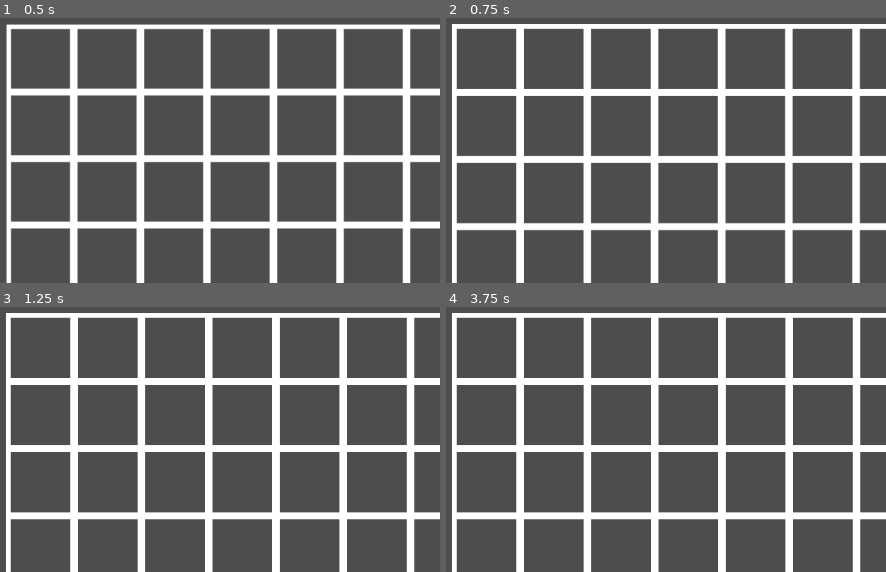
Above: before the commit, frames 1-4 (two rows, left to right).
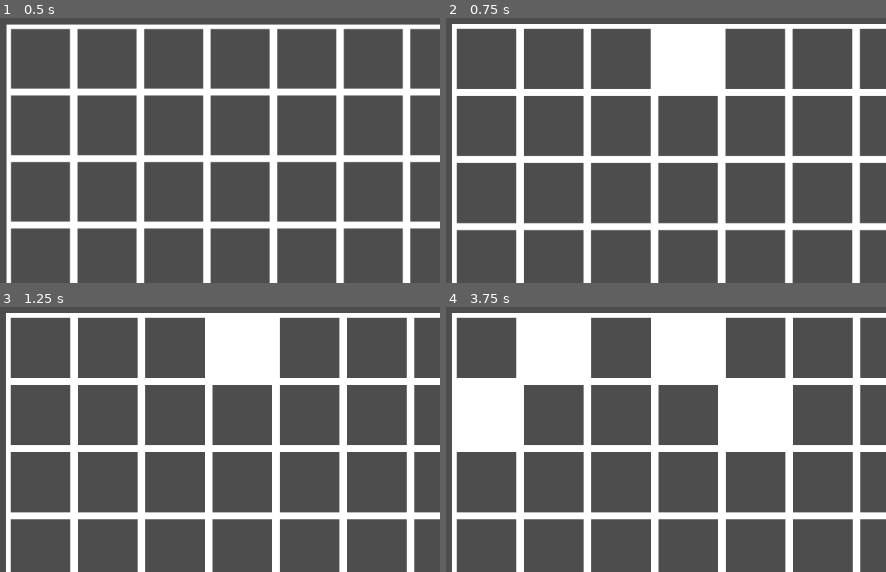
Above: after the commit, the same moments.

Repository: howarja/TowerDefenseGDD335
Game: Godot game, scene res://Scenes/main_scene.tscn
The game is run twice, just before and just after one commit, with the same random seed, the same clock (stepped at 60 frames per second) and the same inputs.
Inputs (mouse positions are in pixels of both pictures, inside the frame that each line leads up to):
- Up to frame 1 (0.5 s): no input
- Up to frame 2 (0.75 s): tap Enter at 0.5 s; move the mouse to (661, 36) at 0.52 s; press the mouse at (661, 36) at 0.53 s; hold Right from 0.53 s (still down)
- Up to frame 3 (1.25 s): keep holding Right
- Up to frame 4 (3.75 s): tap Space at 1.25, 2.75 s; move the mouse to (outside the picture) at 1.27 s; release Right at 1.28 s; release the mouse at (outside the picture) at 1.28 s; hold Down 1.28-2.03 s; click (outside the picture) at 1.35 s; tap Enter at 2, 3.5 s; move the mouse to (outside the picture) at 2.02 s; press the mouse at (outside the picture) at 2.03 s; hold Right 2.03-2.78 s; tap Alt at 2.1 s; move the mouse to (446, 436) at 2.77 s; release the mouse at (446, 436) at 2.78 s; hold Up 2.78-3.53 s; tap Shift at 2.85 s; click (446, 436) at 3.05 s; move the mouse to (727, 415) at 3.52 s; press the mouse at (727, 415) at 3.53 s; hold Left from 3.53 s (still down)

Frame 1 is identical in both runs. In frame 2, 3.1% of the frame differs, in the area x 48-62%, y 3-27%; in frame 3, 3.1%; in frame 4, 13%, in the area x 2-78%, y 3-53%.

Commit message:
added enemies

Diff:
--- /dev/null
+++ b/tower-defense-game-gdd-335/Scenes/Enemies/enemy.tscn
@@ -0,0 +1,18 @@
+[gd_scene format=3 uid="uid://bb4jdhilld0gn"]
+
+[ext_resource type="Script" uid="uid://7vndgduwf75p" path="res://Scripts/enemy.gd" id="1_jcvw6"]
+[ext_resource type="Texture2D" uid="uid://blth6nj4lte07" path="res://Sprites/background.png" id="1_jjtjp"]
+
+[sub_resource type="RectangleShape2D" id="RectangleShape2D_jcvw6"]
+size = Vector2(100, 100)
+
+[node name="Enemy" type="CharacterBody2D" unique_id=1163011571]
+script = ExtResource("1_jcvw6")
+speed = 500.0
+
+[node name="Sprite2D" type="Sprite2D" parent="." unique_id=1097807904]
+modulate = Color(0.7254902, 0, 0, 1)
+texture = ExtResource("1_jjtjp")
+
+[node name="CollisionShape2D" type="CollisionShape2D" parent="." unique_id=527616215]
+shape = SubResource("RectangleShape2D_jcvw6")
--- a/tower-defense-game-gdd-335/Scenes/Towers/empty_tower.tscn
+++ b/tower-defense-game-gdd-335/Scenes/Towers/empty_tower.tscn
@@ -1,8 +1,16 @@
 [gd_scene format=3 uid="uid://cy8l8ds31b7kp"]
 
+[ext_resource type="Script" uid="uid://cttq8h8wf2nj8" path="res://Scripts/tower.gd" id="1_imbhk"]
 [ext_resource type="Texture2D" uid="uid://blth6nj4lte07" path="res://Sprites/background.png" id="1_iup43"]
 
-[node name="EmptyTower" type="Node2D" unique_id=995732225]
+[sub_resource type="RectangleShape2D" id="RectangleShape2D_imbhk"]
+size = Vector2(100, 100)
+
+[node name="EmptyTower" type="StaticBody2D" unique_id=1694176448 groups=["Buildings"]]
+script = ExtResource("1_imbhk")
 
 [node name="Sprite2D" type="Sprite2D" parent="." unique_id=1097807904]
 texture = ExtResource("1_iup43")
+
+[node name="CollisionShape2D" type="CollisionShape2D" parent="." unique_id=2130231254]
+shape = SubResource("RectangleShape2D_imbhk")
--- a/tower-defense-game-gdd-335/Scenes/main_scene.tscn
+++ b/tower-defense-game-gdd-335/Scenes/main_scene.tscn
@@ -2,6 +2,7 @@
 
 [ext_resource type="Script" uid="uid://cgtwdjqauqmrc" path="res://Scripts/Level.gd" id="1_52fb6"]
 [ext_resource type="Script" uid="uid://2tf72ya0pj8j" path="res://Scripts/cam.gd" id="2_6l7je"]
+[ext_resource type="Script" uid="uid://dvj0argxxil82" path="res://Scripts/enemy_manager.gd" id="3_jv6wh"]
 
 [node name="MainScene" type="Node2D" unique_id=1004797404]
 script = ExtResource("1_52fb6")
@@ -9,3 +10,6 @@
 [node name="Camera2D" type="Camera2D" parent="." unique_id=1129812152]
 zoom = Vector2(0.22, 0.22)
 script = ExtResource("2_6l7je")
+
+[node name="EnemyManager" type="Node2D" parent="." unique_id=557131222]
+script = ExtResource("3_jv6wh")
--- a/tower-defense-game-gdd-335/Scripts/Level.gd
+++ b/tower-defense-game-gdd-335/Scripts/Level.gd
@@ -5,6 +5,7 @@
 
 @export var tileSize = 97;
 @onready var tile = preload("res://Scenes/Towers/tile.tscn");
+@onready var emptyTower = preload("res://Scenes/Towers/empty_tower.tscn");
 
 var tiles = [];
 
@@ -13,17 +14,24 @@
 	for x in range(gridX):
 		tiles.append([]);
 		for y in range(gridY):
-			var newTile = tile.instantiate();
-			add_child(newTile);
-			tiles[x].append(newTile);
+			spawnOnGrid(x, y, tile);
 
-			newTile.position = Vector2(x*tileSize, y*tileSize);
+func replaceTile(position: Vector2i):
+	if position.x<gridX && position.x >= 0:
+		if position.y < gridY && position.y >= 0:
+			if tiles[position.x][position.y] != null:
+				tiles[position.x][position.y].queue_free();
+			tiles[position.x][position.y] = spawnOnGrid(position.x, position.y, emptyTower);
 
+func spawnOnGrid(x: int, y: int, toSpawn):
+	var newTile = toSpawn.instantiate();
+	add_child(newTile);
+	tiles[x].append(newTile);
 
-# Called every frame. 'delta' is the elapsed time since the previous frame.
-func _process(delta: float) -> void:
-	pass
+	newTile.position = Vector2(x*tileSize, y*tileSize);
+	return newTile;
 
 func _input(event: InputEvent) -> void:
-	if event is InputEventMouseButton:
-		pass;
+	if event.is_action_pressed("Primary"):
+		var mousePos = (get_global_mouse_position()+Vector2.ONE*tileSize/2)/tileSize;
+		replaceTile(mousePos);
--- a/tower-defense-game-gdd-335/Scripts/cam.gd
+++ b/tower-defense-game-gdd-335/Scripts/cam.gd
@@ -12,8 +12,8 @@
 
 func _unhandled_input(event: InputEvent) -> void:
 	if event is InputEventMouseMotion:
-		if event.button_mask == MOUSE_BUTTON_MASK_MIDDLE:
-			position -= event.relative * (zoom*ZOOM_MOVE_MULTIPLIER);
+		if event.button_mask == MOUSE_BUTTON_MASK_RIGHT:
+			position -= event.relative / (zoom*ZOOM_MOVE_MULTIPLIER);
 
 	if event is InputEventMouseButton:
 		if event.is_pressed():
--- /dev/null
+++ b/tower-defense-game-gdd-335/Scripts/enemy.gd
@@ -0,0 +1,23 @@
+extends CharacterBody2D
+
+@export var speed: float = 5.0;
+@export var damage: float = 5.0;
+@export var damageCooldown: float = 0.1;
+var currentDamageCooldown: float = 0;
+
+var target: Vector2 = Vector2.ZERO;
+
+func _physics_process(delta: float) -> void:
+	var vel = (target - position).normalized()*speed;
+	velocity = vel;
+	move_and_slide();
+
+	for i in get_slide_collision_count():
+		var kinematicCollision = get_slide_collision(i);
+		var collision = kinematicCollision.get_collider();
+		if collision.is_in_group("Buildings"):
+			if currentDamageCooldown <= 0:
+				collision.damage(damage);
+				currentDamageCooldown = damageCooldown;
+
+	currentDamageCooldown -= delta;
--- /dev/null
+++ b/tower-defense-game-gdd-335/Scripts/enemy_manager.gd
@@ -0,0 +1,11 @@
+extends Node2D
+
+
+# Called when the node enters the scene tree for the first time.
+func _ready() -> void:
+	pass # Replace with function body.
+
+
+# Called every frame. 'delta' is the elapsed time since the previous frame.
+func _process(delta: float) -> void:
+	pass
--- /dev/null
+++ b/tower-defense-game-gdd-335/Scripts/tower.gd
@@ -0,0 +1,9 @@
+extends Node2D
+
+var maxHealth: float = 100;
+var currentHealth: float = maxHealth;
+
+func damage(amount: float):
+	currentHealth -= amount;
+	if currentHealth <= 0:
+		queue_free();
--- a/tower-defense-game-gdd-335/project.godot
+++ b/tower-defense-game-gdd-335/project.godot
@@ -21,7 +21,19 @@
 
 [editor_plugins]
 
-enabled=PackedStringArray("res://addons/godot_super-wakatime/plugin.cfg")
+enabled=PackedStringArray("res://addons/godot-wakatime/plugin.cfg")
+
+[global_group]
+
+Buildings=""
+
+[input]
+
+Primary={
+"deadzone": 0.2,
+"events": [Object(InputEventMouseButton,"resource_local_to_scene":false,"resource_name":"","device":-1,"window_id":0,"alt_pressed":false,"shift_pressed":false,"ctrl_pressed":false,"meta_pressed":false,"button_mask":1,"position":Vector2(422, 14),"global_position":Vector2(431, 62),"factor":1.0,"button_index":1,"canceled":false,"pressed":true,"double_click":true,"script":null)
+]
+}
 
 [physics]
 
Not shown, added: tower-defense-game-gdd-335/Scripts/enemy.gd.uid
Not shown, added: tower-defense-game-gdd-335/Scripts/enemy_manager.gd.uid
Not shown, added: tower-defense-game-gdd-335/Scripts/tower.gd.uid
Not shown, removed: tower-defense-game-gdd-335/addons/godot_super-wakatime/api_key_prompt.tscn
Not shown, removed: tower-defense-game-gdd-335/addons/godot_super-wakatime/counter.tscn
Not shown, removed: tower-defense-game-gdd-335/addons/godot_super-wakatime/decompressor.gd
Not shown, removed: tower-defense-game-gdd-335/addons/godot_super-wakatime/decompressor.gd.uid
Not shown, removed: tower-defense-game-gdd-335/addons/godot_super-wakatime/godot_super-wakatime.gd
Not shown, removed: tower-defense-game-gdd-335/addons/godot_super-wakatime/godot_super-wakatime.gd.uid
Not shown, removed: tower-defense-game-gdd-335/addons/godot_super-wakatime/plugin.cfg
Not shown, removed: tower-defense-game-gdd-335/addons/godot_super-wakatime/utils.gd
Not shown, removed: tower-defense-game-gdd-335/addons/godot_super-wakatime/utils.gd.uid
(and 4 more such lines)
